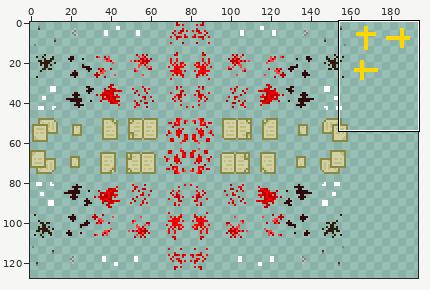
Two states of a sprite sheet, Assets/Sprites/Scenario/ScenarioProps.png. Above, an overview of the earlier version with the close-up marked.
Close-up. Old version:
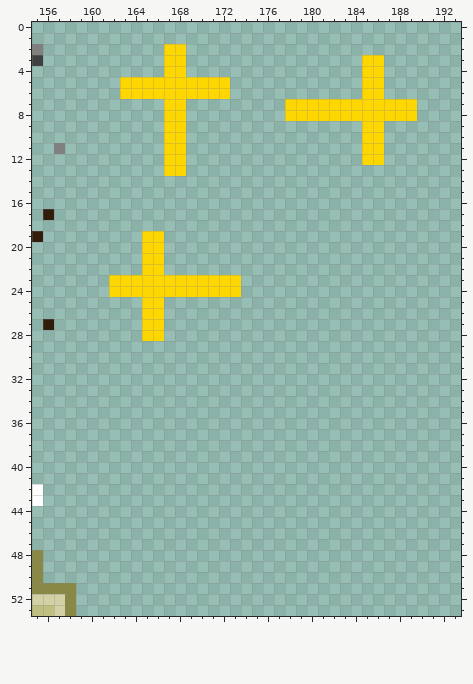
The file is 400x400 pixels. Shown: x 155..193, y 0..53. The wide view leaves out empty margins.
After:
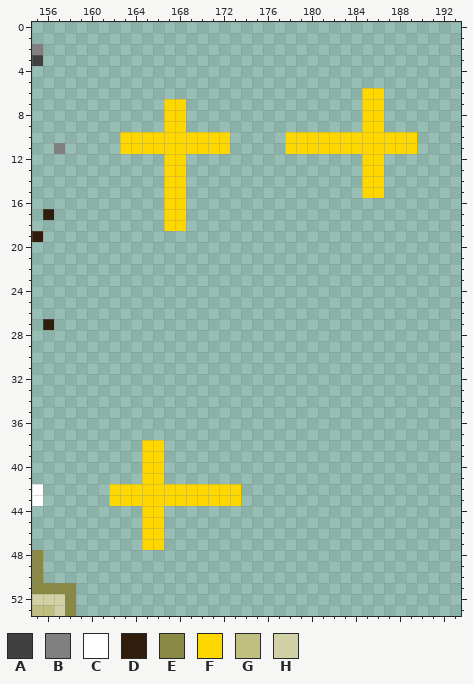
Palette (. is transparent): A #404040  B #808080  C #ffffff  D #311d0b  E #898945  F #ffd700  G #bfbf82  H #d1d1a5
The edit:
Colour F now appears in rows 10 to 11 at x 163 to 166, 169 to 172, 178 to 184 and 187 to 189; in row 13 at x 185 to 186; in rows 14 to 15 at x 167 to 168 and 185 to 186; in rows 16 to 18 at x 167 to 168; in rows 38 to 41 at x 165 to 166; in rows 42 to 43 at x 162 to 173.
Colour F now appears in rows 44 to 47 at x 165 to 166.
The edit erases colour F in row 2 at x 167 to 168; in rows 3 to 4 at x 167 to 168 and 185 to 186; in row 5 at x 163 to 172 and 185 to 186; in row 6 at x 163 to 172; in rows 7 to 8 at x 178 to 184 and 187 to 189; in rows 19 to 22 at x 165 to 166.
The edit erases colour F in rows 23 to 24 at x 162 to 173; in rows 25 to 28 at x 165 to 166.
Pixel boxes of the changes (left, top, right, bottom) in both close-ups:
changed: (109, 44, 241, 341)
changed: (285, 55, 417, 198)
added: (109, 440, 241, 550)
